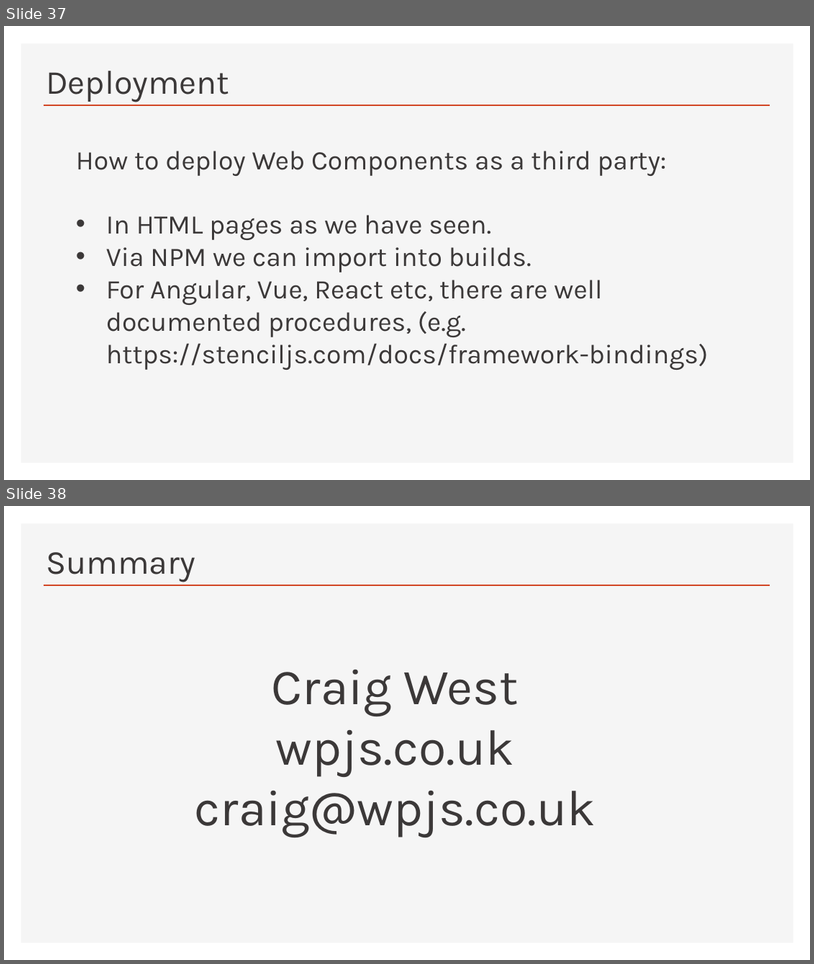
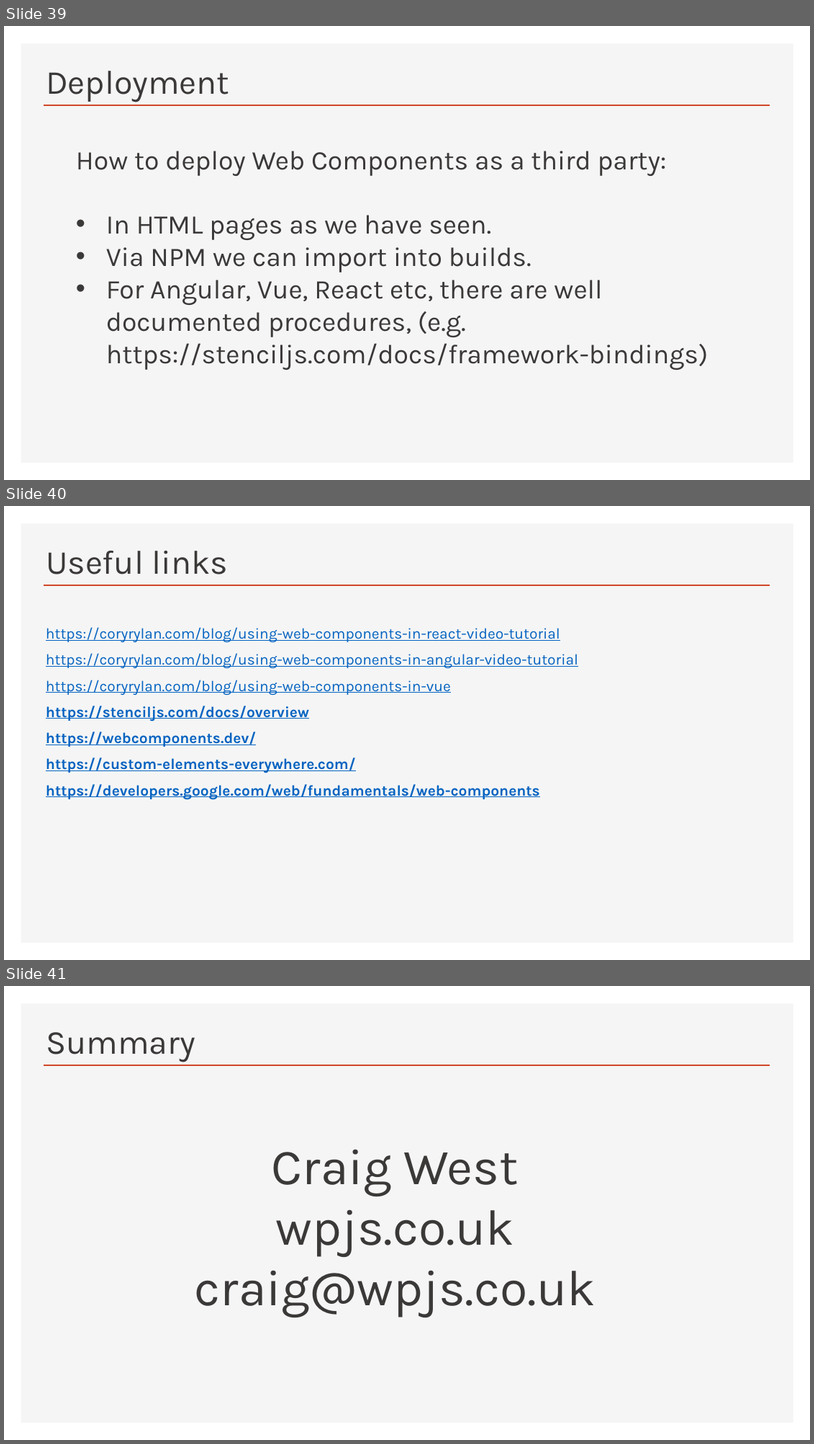
Before and after one commit to Python-Test-Engineer/web-components-v1, a slide deck: SLIDES/talk.pptx. Shown one above the other, each under a label of ours: slides 37 and 38 before the commit, slides 39, 40 and 41 after it. The pictures are 814x964 and 814x1444 pixels, drawn with LibreOffice and Linux fonts; fonts in the diff are those of the drawing. Boxes give left, top, right and bottom in pixels: in the first picture for what was removed or moved away, otherwise in the second. Text is boxed around its words. In the diff, an @@ line names an element or a change of style, - is before the commit and + after.

```diff
--- a/SLIDES/talk.pptx
+++ b/SLIDES/talk.pptx
@@ slide 40 added at box(4, 506, 810, 960), background #FFFFFF; not listed: 2 template elements that a slide beside it also shows @@
@@ title added at box(46, 551, 228, 574), 40 pt, text #3B3838 @@
+Useful links
@@ text added at box(46, 627, 579, 800), 18 pt, text #0563C1, underline @@
+https://coryrylan.com/blog/using-web-components-in-react-video-tutorial
+https://coryrylan.com/blog/using-web-components-in-angular-video-tutorial
+https://coryrylan.com/blog/using-web-components-in-vue
+https://stenciljs.com/docs/overview
+https://webcomponents.dev/
+https://custom-elements-everywhere.com/
+https://developers.google.com/web/fundamentals/web-components
@@ what was slide 37 is now slide 39 @@
@@ what was slide 38 is now slide 41 @@
```
Also in this commit, not shown: 2 slides changed, 2 other slides added, 5 other files.
